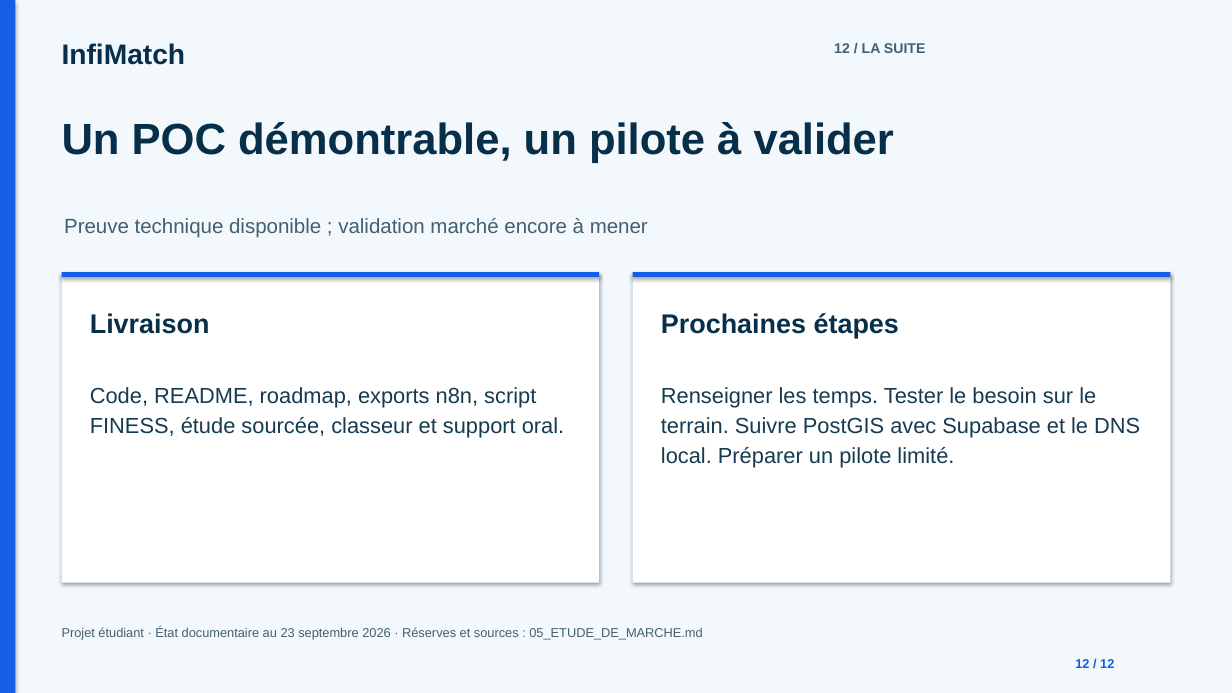
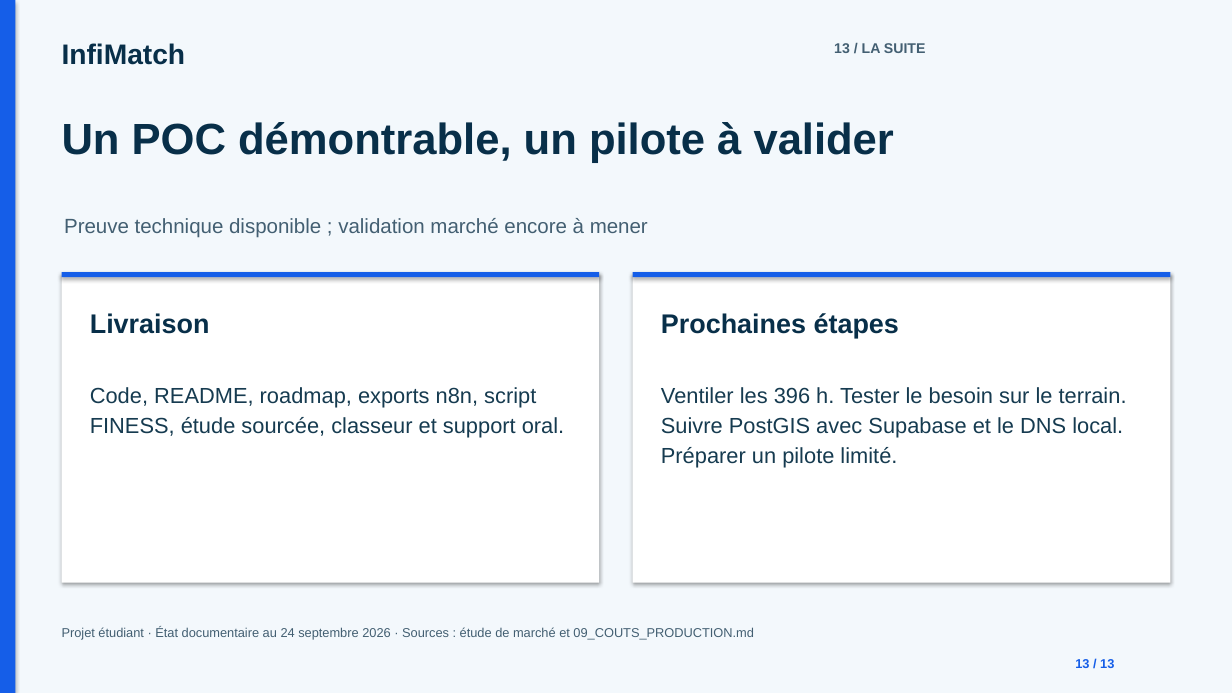
Before and after one commit to lebretyves/Infimactch_Prod, a slide deck: slide 13 of docs/rendu/2026-09-23/InfiMatch_Soutenance_2026-09-23.pptx (slide 12 before the commit). Drawn at 1232x693 pixels with LibreOffice and Linux fonts; fonts in the diff are those of the drawing. Boxes give left, top, right and bottom in pixels: in the first picture for what was removed or moved away, otherwise in the second. Text is boxed around its words. In the diff, an @@ line names an element or a change of style, - is before the commit and + after.

```diff
--- a/docs/rendu/2026-09-23/InfiMatch_Soutenance_2026-09-23.pptx
+++ b/docs/rendu/2026-09-23/InfiMatch_Soutenance_2026-09-23.pptx
@@ text at bbox=[834, 43, 926, 53]: text changed @@
-12 / LA SUITE
+13 / LA SUITE
@@ text at bbox=[661, 387, 1127, 467]: text changed @@
-Renseigner les temps. Tester le besoin sur le terrain. Suivre PostGIS avec Supabase et le DNS local. Préparer un pilote limité.
+Ventiler les 396 h. Tester le besoin sur le terrain. Suivre PostGIS avec Supabase et le DNS local. Préparer un pilote limité.
@@ text at bbox=[62, 627, 754, 640]: text changed @@
-Projet étudiant · État documentaire au 23 septembre 2026 · Réserves et sources : 05_ETUDE_DE_MARCHE.md
+Projet étudiant · État documentaire au 24 septembre 2026 · Sources : étude de marché et 09_COUTS_PRODUCTION.md
@@ text at bbox=[1075, 659, 1114, 668]: text changed @@
-12 / 12
+13 / 13
```
Also in this commit, not shown: 11 other slides changed, 1 slide added, 29 other files.
